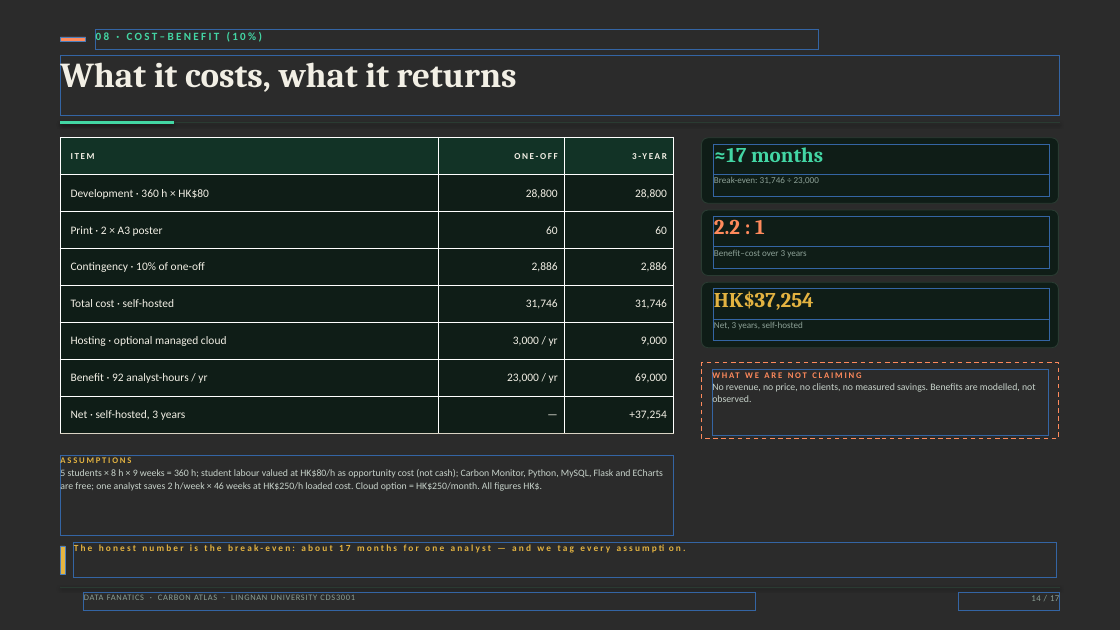
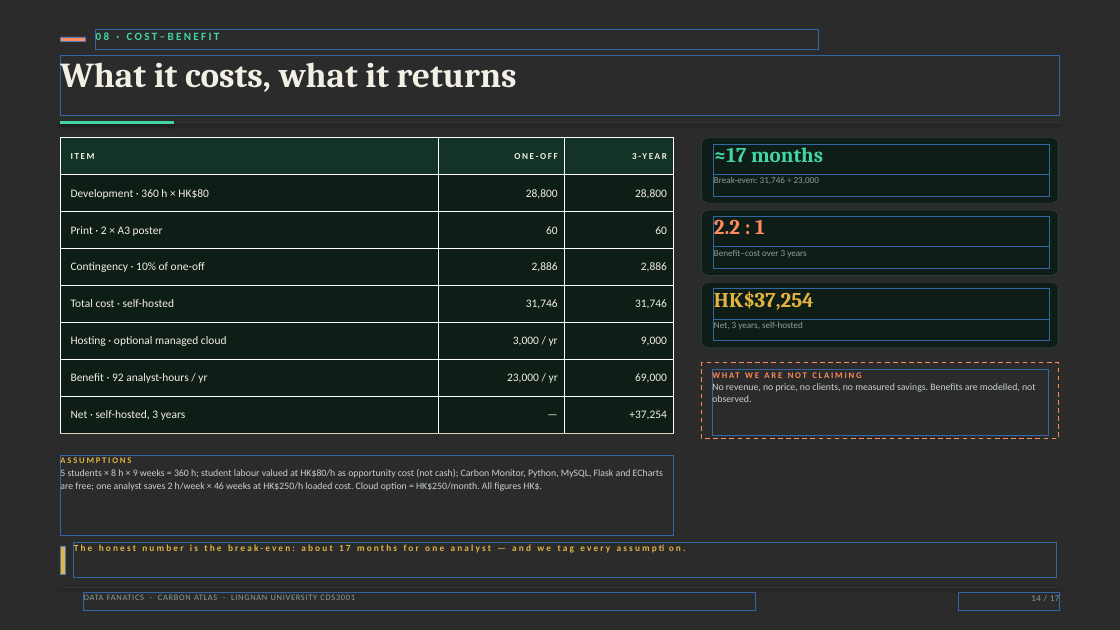
Before and after one commit to AaaaaronLIN/carbon-atlas-cds3001, a slide deck: slide 14 of deliverable/Carbon_Atlas_Deck.pptx. Drawn at 1120x630 pixels with LibreOffice and Linux fonts; fonts in the diff are those of the drawing; background and template pictures are left out; a plain dark background stands for a picture behind light text. Boxes give left, top, right and bottom in pixels: in the first picture for what was removed or moved away, otherwise in the second. Text is boxed around its words. In the diff, an @@ line names an element or a change of style, - is before the commit and + after.

```diff
--- a/deliverable/Carbon_Atlas_Deck.pptx
+++ b/deliverable/Carbon_Atlas_Deck.pptx
@@ text at (x1=96, y1=32, x2=220, y2=40): text changed @@
-08 · COST–BENEFIT (10%)
+08 · COST–BENEFIT
```
Also in this commit, not shown: 8 other slides changed, 5 other files.
